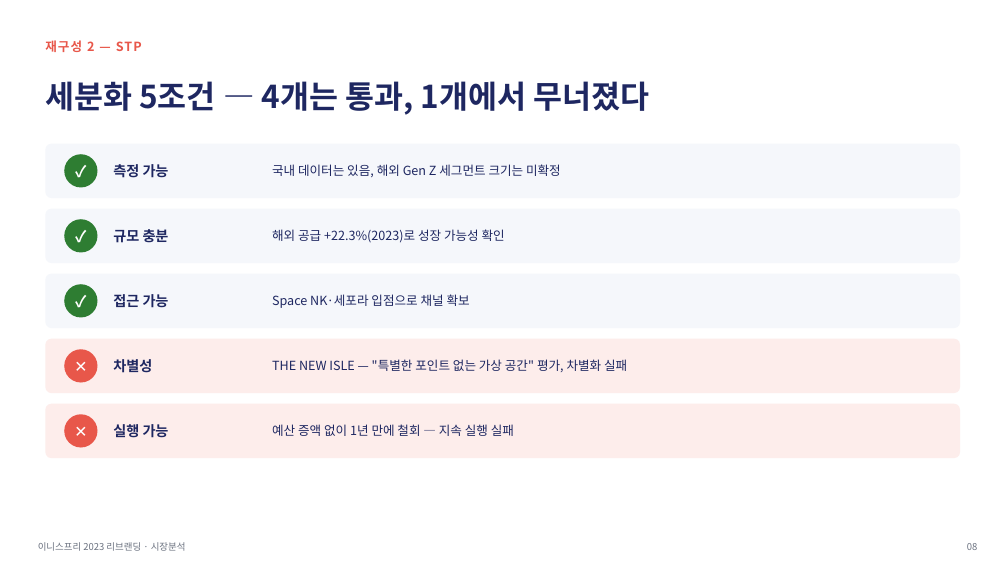
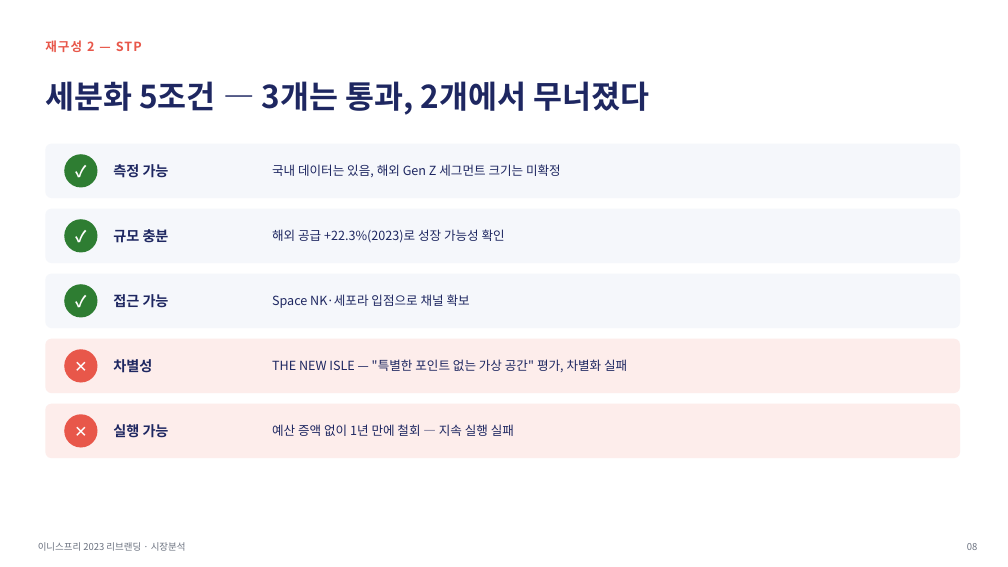
Before and after one commit to RY-ruc/Brand-Growth-Strategy, a slide deck: slide 8 of 01_분석결과/시장분석_리브랜딩유형진단.pptx. Drawn at 1008x567 pixels with LibreOffice and Linux fonts; fonts in the diff are those of the drawing. Boxes give left, top, right and bottom in pixels: in the first picture for what was removed or moved away, otherwise in the second. Text is boxed around its words. In the diff, an @@ line names an element or a change of style, - is before the commit and + after.

```diff
--- a/01_분석결과/시장분석_리브랜딩유형진단.pptx
+++ b/01_분석결과/시장분석_리브랜딩유형진단.pptx
@@ text at [45,81,649,115]: text changed @@
-세분화 5조건 — 4개는 통과, 1개에서 무너졌다
+세분화 5조건 — 3개는 통과, 2개에서 무너졌다
```
Also in this commit, not shown: 1 other slide changed, 10 other files.
